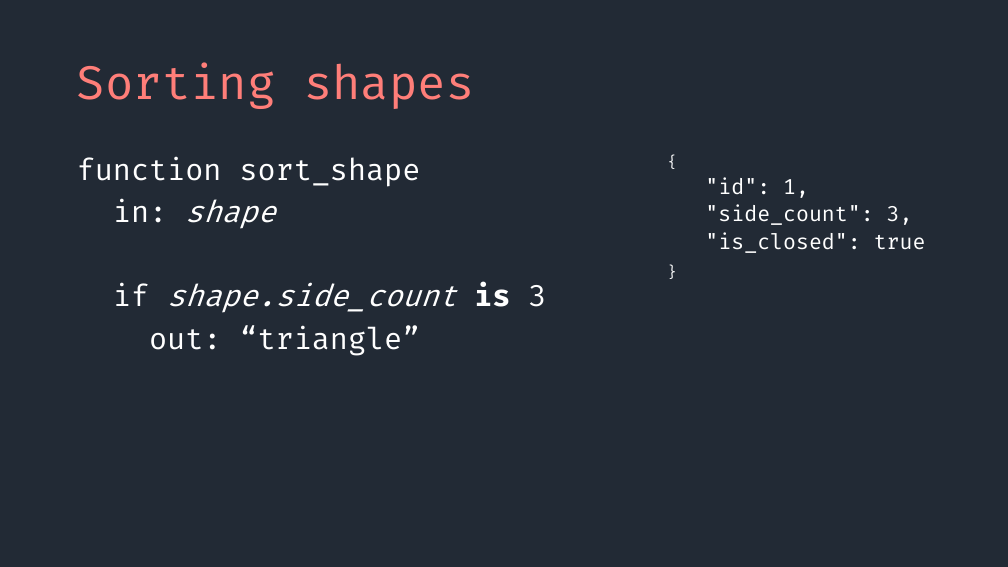
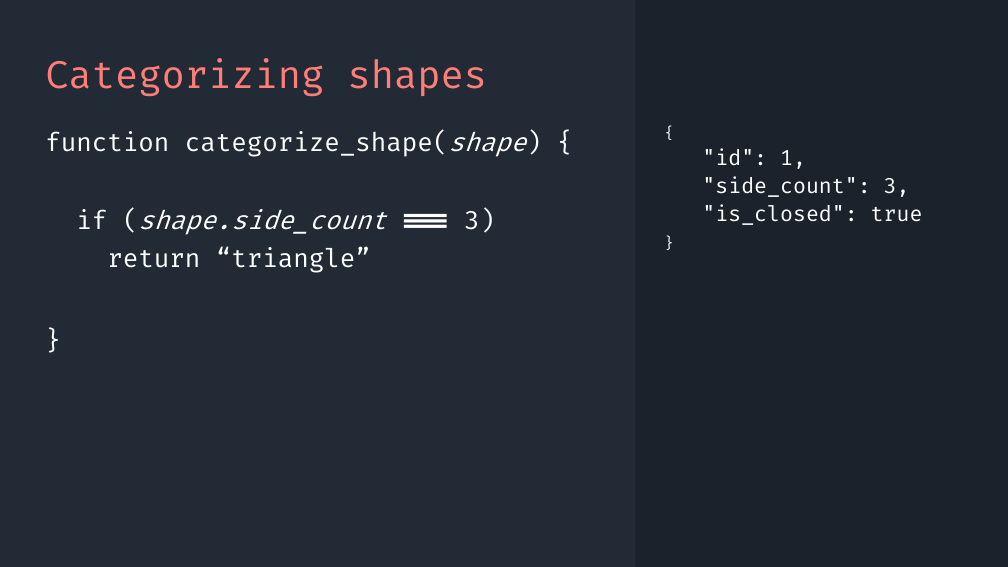
Before and after one commit to SeanMcP/college-career-day, a slide deck: slide 16 of presentation.pptx (slide 11 before the commit). Drawn at 1008x567 pixels with LibreOffice and Linux fonts; fonts in the diff are those of the drawing. Boxes give left, top, right and bottom in pixels: in the first picture for what was removed or moved away, otherwise in the second. Text is boxed around its words. In the diff, an @@ line names an element or a change of style, - is before the commit and + after.

```diff
--- a/presentation.pptx
+++ b/presentation.pptx
@@ rectangle added at [635, 0, 1008, 567], fill #1B222C @@
@@ title at [45, 58, 487, 97]: text changed; size 44 to 36 pt @@
-Sorting shapes
+Categorizing shapes
@@ text at [45, 131, 527, 273]: text changed; size 28 to 24 pt @@
-function sort_shape
-in: shape
-if shape.side_count is 3
-out: “triangle”
+function categorize_shape(shape) {
+if (shape.side_count === 3)
+return “triangle”
+}
@@ text "{": place and size @@
-text "{" at [705, 177, 926, 253]
+text "{" at [702, 148, 923, 225]
```
Also in this commit, not shown: 8 other slides changed, 17 slides added.
